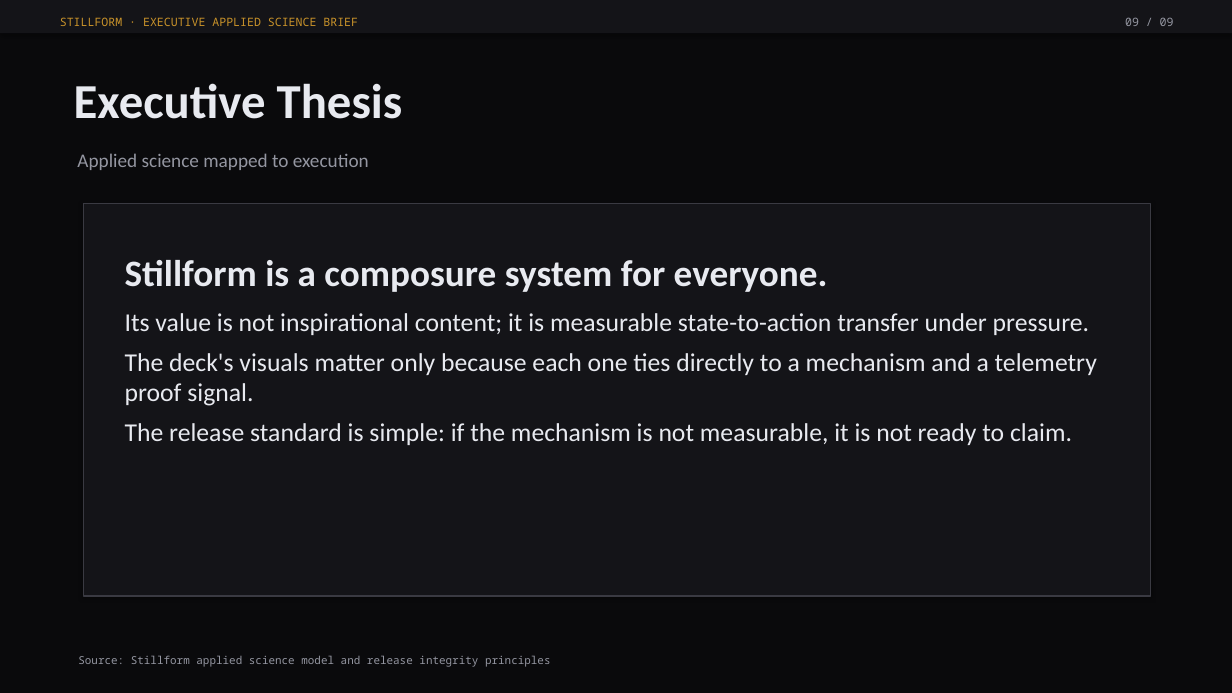
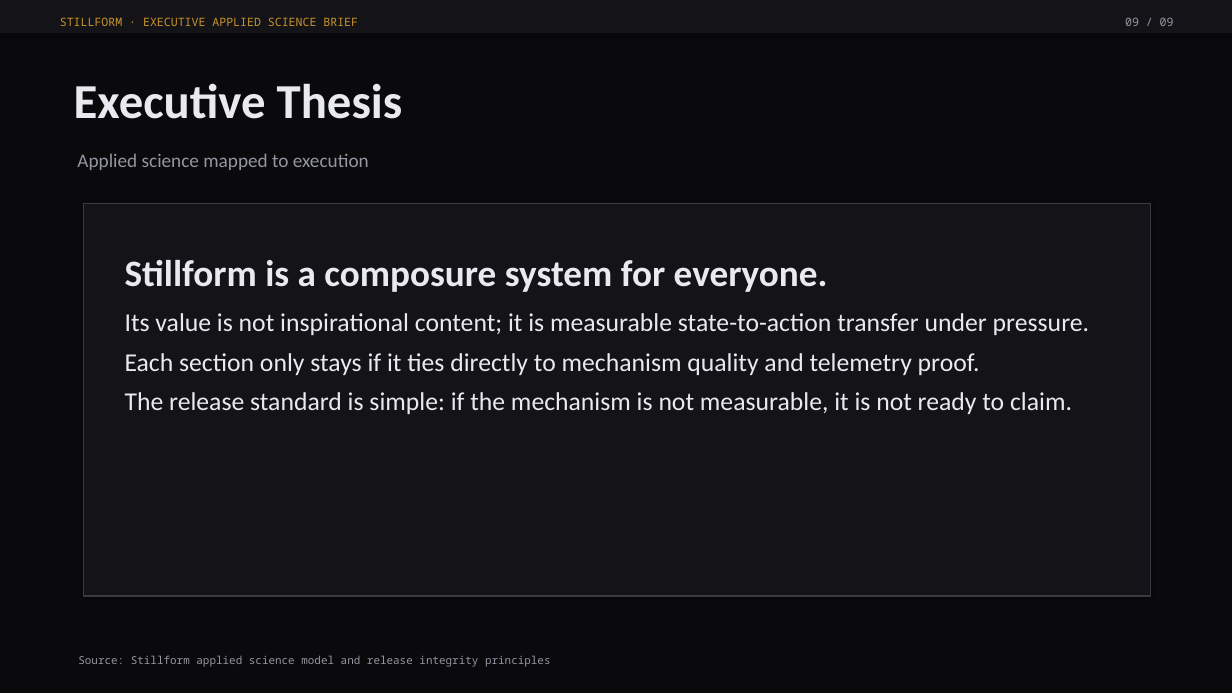
Before and after one commit to EmberEnterprises/Stillform, a slide deck: slide 9 of public/Stillform_Executive_Deck.pptx. Drawn at 1232x693 pixels with LibreOffice and Linux fonts; fonts in the diff are those of the drawing. Boxes give left, top, right and bottom in pixels: in the first picture for what was removed or moved away, otherwise in the second. Text is boxed around its words. In the diff, an @@ line names an element or a change of style, - is before the commit and + after.

```diff
--- a/public/Stillform_Executive_Deck.pptx
+++ b/public/Stillform_Executive_Deck.pptx
@@ text at (125,353,980,375): text changed @@
-The deck's visuals matter only because each one ties directly to a mechanism and a telemetry proof signal.
+Each section only stays if it ties directly to mechanism quality and telemetry proof.
```
Also in this commit, not shown: 1 other slide changed, 2 other files.
